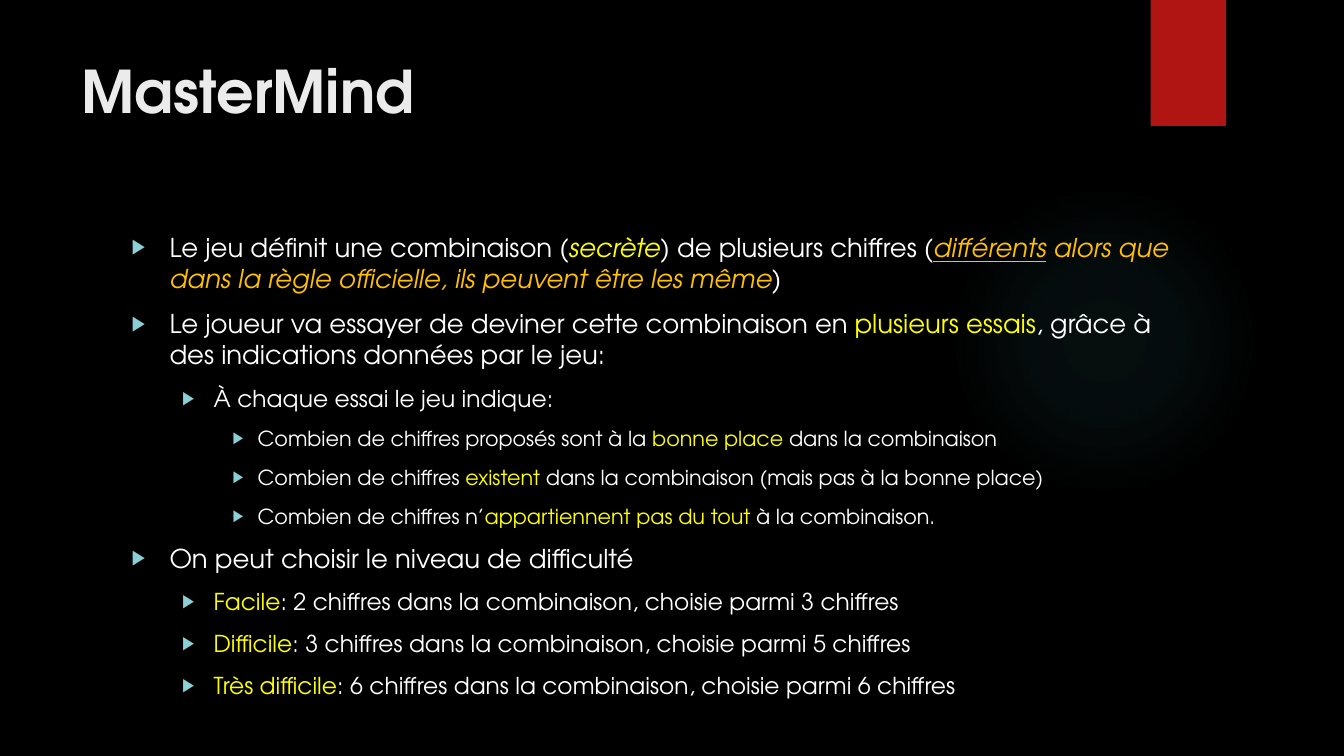
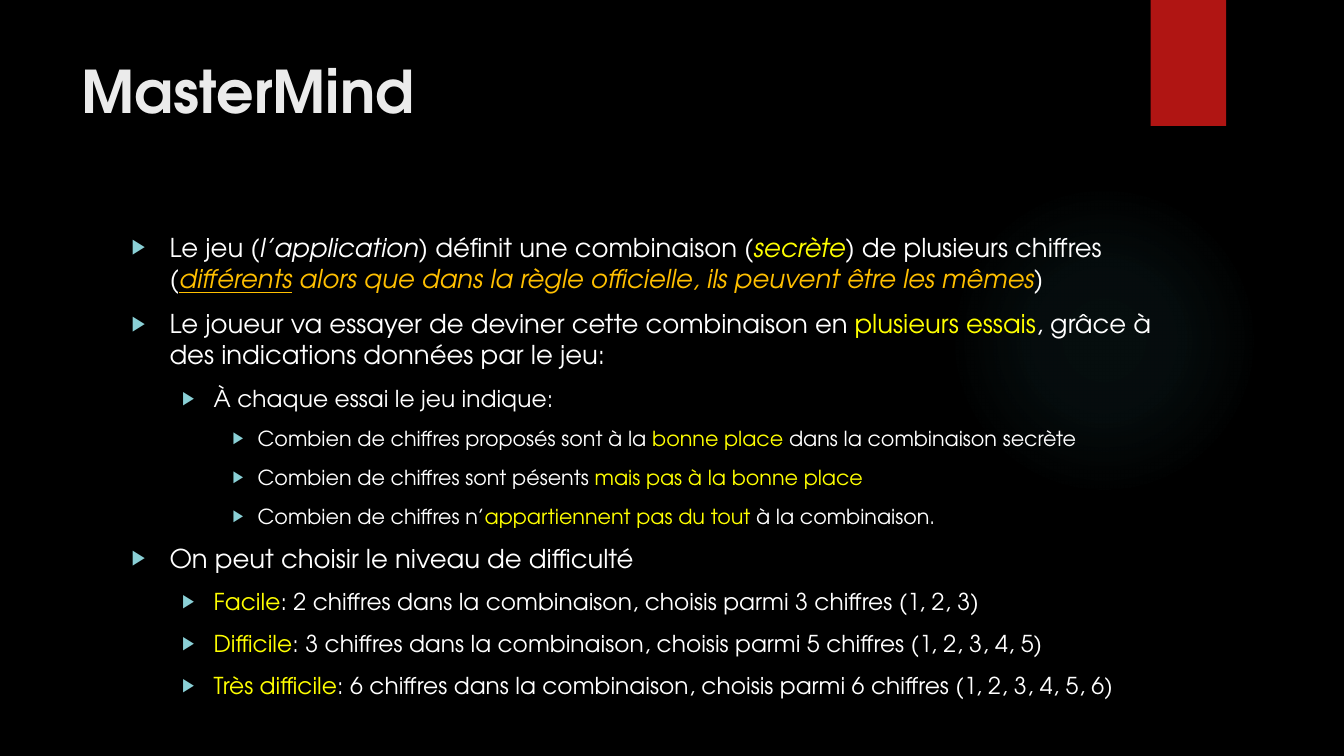
Before and after one commit to anumby-source/AnumbyMasterMind, a slide deck: slide 7 of Présentation/Presentation.pptx. Drawn at 1344x756 pixels with LibreOffice and Linux fonts; fonts in the diff are those of the drawing; background and template pictures are left out. Boxes give left, top, right and bottom in pixels: in the first picture for what was removed or moved away, otherwise in the second. Text is boxed around its words. In the diff, an @@ line names an element or a change of style, - is before the commit and + after.

```diff
--- a/Présentation/Presentation.pptx
+++ b/Présentation/Presentation.pptx
@@ text at [170, 237, 1102, 294]: text changed; text colour #FFC000 to #FFFFFF @@
-▶ Le jeu définit une combinaison (secrète) de plusieurs chiffres (différents alors que dans la règle officielle, ils peuvent être les même)
+▶ Le jeu (l’application) définit une combinaison (secrète) de plusieurs chiffres (différents alors que dans la règle officielle, ils peuvent être les mêmes)
@@ text at [258, 430, 1076, 489]: text changed @@
-    ▶ Combien de chiffres proposés sont à la bonne place dans la combinaison
-    ▶ Combien de chiffres existent dans la combinaison (mais pas à la bonne place)
+    ▶ Combien de chiffres proposés sont à la bonne place dans la combinaison secrète
+    ▶ Combien de chiffres sont pésents mais pas à la bonne place
@@ text at [214, 592, 1112, 699]: text changed @@
-  ▶ Facile: 2 chiffres dans la combinaison, choisie parmi 3 chiffres
-  ▶ Difficile: 3 chiffres dans la combinaison, choisie parmi 5 chiffres
-  ▶ Très difficile: 6 chiffres dans la combinaison, choisie parmi 6 chiffres
+  ▶ Facile: 2 chiffres dans la combinaison, choisis parmi 3 chiffres (1, 2, 3)
+  ▶ Difficile: 3 chiffres dans la combinaison, choisis parmi 5 chiffres (1, 2, 3, 4, 5)
+  ▶ Très difficile: 6 chiffres dans la combinaison, choisis parmi 6 chiffres (1, 2, 3, 4, 5, 6)
```
Also in this commit, not shown: 10 other slides changed, 1 other file.
